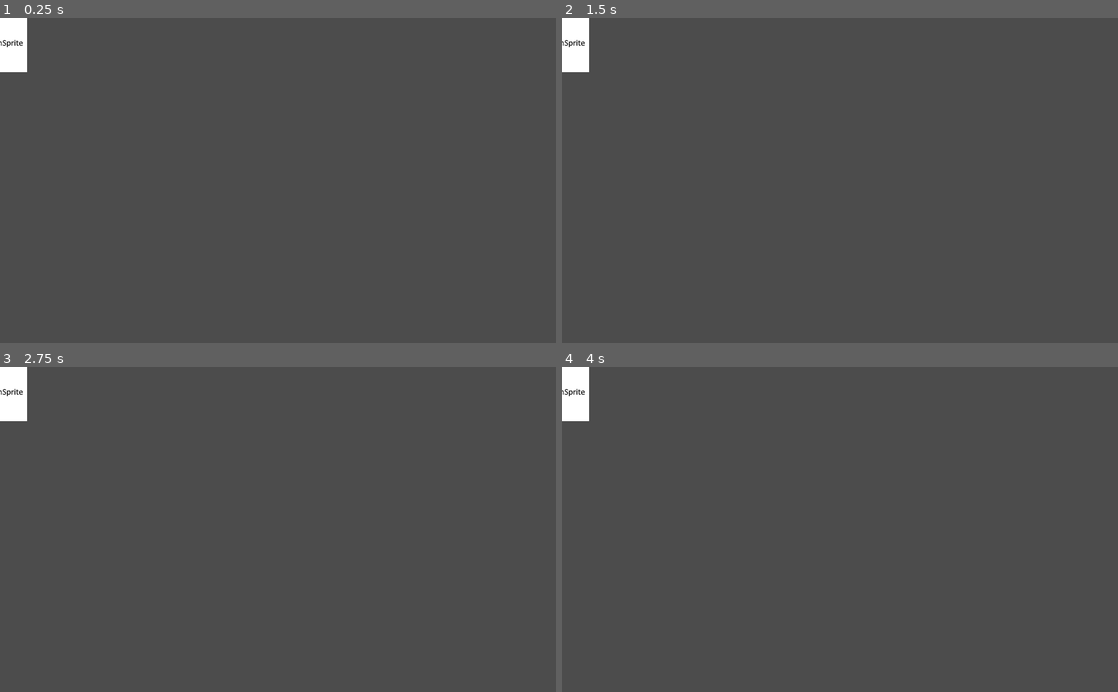
Above: before the commit, frames 1-4 (two rows, left to right).
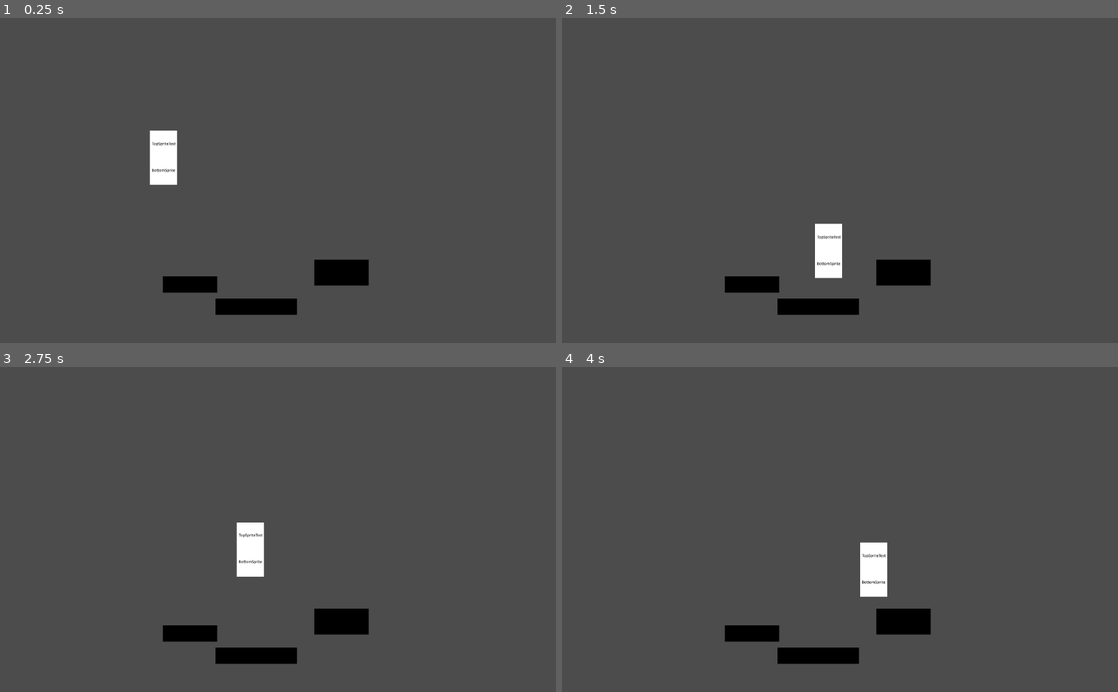
Above: after the commit, the same moments.

Repository: VeryCleverName3/Hybrid-Game-Jam
Game: Godot game, scene res://TestLevel.tscn
Two runs of this game, one before a commit and one after it. Both use one fixed random seed, a clock stepped at 60 frames per second and the inputs below. Before the commit the project starts from res://Player.tscn.
Inputs:
- Up to frame 1 (0.25 s): no input
- Up to frame 2 (1.5 s): hold Right (ui_right) from 0.53 s (still down); tap Space (ui_space, bound only after the commit) at 0.6, 1.35 s
- Up to frame 3 (2.75 s): release Right (ui_right) at 2.03 s; hold Left (ui_left) from 2.03 s (still down); tap Space (ui_space, bound only after the commit) at 2.1 s
- Up to frame 4 (4 s): release Left (ui_left) at 2.78 s; hold Right (ui_right) from 2.78 s (still down); tap Space (ui_space, bound only after the commit) at 2.85, 3.6 s

The runs differ from the first frame. In frame 1, 3.7% of the frame differs, in the area x 0-67%, y 0-92%; in frame 2, 3.7%; in frame 3, 3.7%; in frame 4, 3.7%.

Commit message:
Added test level and started main menu

Diff:
--- /dev/null
+++ b/src/Block.tscn
@@ -0,0 +1,27 @@
+[gd_scene load_steps=3 format=2]
+
+[ext_resource path="res://block.png" type="Texture" id=1]
+
+[sub_resource type="RectangleShape2D" id=1]
+
+custom_solver_bias = 0.0
+extents = Vector2( 50, 15 )
+
+[node name="Block" type="StaticBody2D"]
+
+input_pickable = false
+collision_layer = 1
+collision_mask = 1
+constant_linear_velocity = Vector2( 0, 0 )
+constant_angular_velocity = 0.0
+friction = 1.0
+bounce = 0.0
+
+[node name="Sprite" type="Sprite" parent="." index="0"]
+
+texture = ExtResource( 1 )
+_sections_unfolded = [ "Transform" ]
+
+[node name="CollisionShape2D" type="CollisionShape2D" parent="." index="1"]
+
+shape = SubResource( 1 )
--- /dev/null
+++ b/src/MainMenu.tscn
@@ -0,0 +1,9 @@
+[gd_scene format=2]
+
+[node name="MainMenu" type="CanvasLayer" index="0"]
+
+layer = 1
+offset = Vector2( 0, 0 )
+rotation = 0.0
+scale = Vector2( 1, 1 )
+transform = Transform2D( 1, 0, 0, 1, 0, 0 )
--- /dev/null
+++ b/src/Player.gd
@@ -0,0 +1,33 @@
+extends KinematicBody2D
+
+export(int) var gravity
+export(int) var walkspeed
+export(int) var jumpspeed
+var velocity = Vector2()
+var xscl
+var yscl
+
+func _ready():
+	xscl = (get_viewport().size.x / 1024) * .5
+	yscl = (get_viewport().size.y / 600) * .5
+	# Scale the sprites
+	$TopSprite.scale = Vector2(xscl, yscl)
+	$TopSprite.position = Vector2(0, -((xscl * 100) / 2))
+	$BottomSprite.scale = Vector2(xscl, yscl)
+	$BottomSprite.position = Vector2(0, (xscl * 100) / 2)
+	# Scale the collider
+	var transform = $Hitbox.shape
+	var oldscale = transform.extents
+	transform.extents = Vector2(oldscale.x * (xscl * 2), oldscale.y * (2 * yscl))
+
+func _physics_process(delta):
+	velocity.y += delta * gravity
+	velocity.x = 0
+	if (Input.is_action_pressed("ui_right")):
+		velocity.x += walkspeed
+	if (Input.is_action_pressed("ui_left")):
+		velocity.x -= walkspeed
+	if (Input.is_action_just_pressed("ui_space") && is_on_floor()):
+		velocity.y = -jumpspeed
+
+	move_and_slide(velocity, Vector2(0, -1))
--- a/src/Player.tscn
+++ b/src/Player.tscn
@@ -1,12 +1,13 @@
-[gd_scene load_steps=6 format=2]
+[gd_scene load_steps=7 format=2]
 
-[ext_resource path="res://topSpriteTest.png" type="Texture" id=1]
-[ext_resource path="res://bottomSpriteTest.png" type="Texture" id=2]
+[ext_resource path="res://Player.gd" type="Script" id=1]
+[ext_resource path="res://topSpriteTest.png" type="Texture" id=2]
+[ext_resource path="res://bottomSpriteTest.png" type="Texture" id=3]
 
 [sub_resource type="SpriteFrames" id=1]
 
 animations = [ {
-"frames": [ ExtResource( 1 ) ],
+"frames": [ ExtResource( 2 ) ],
 "loop": true,
 "name": "top",
 "speed": 5.0
@@ -24,36 +25,36 @@
 [sub_resource type="RectangleShape2D" id=3]
 
 custom_solver_bias = 0.0
-extents = Vector2( 2.55172, 4.99601 )
+extents = Vector2( 25, 50 )
 
-[node name="Player" type="Area2D" index="0"]
+[node name="Player" type="KinematicBody2D"]
 
-input_pickable = true
-gravity_vec = Vector2( 0, 1 )
-gravity = 98.0
-linear_damp = 0.1
-angular_damp = 1.0
-audio_bus_override = false
-audio_bus_name = "Master"
+input_pickable = false
+collision_layer = 1
+collision_mask = 1
+collision/safe_margin = 0.08
+script = ExtResource( 1 )
 _sections_unfolded = [ "Transform" ]
-__meta__ = {
-"_edit_group_": true
-}
+gravity = 300
+walkspeed = 200
+jumpspeed = 300
 
 [node name="TopSprite" type="AnimatedSprite" parent="." index="0"]
 
-position = Vector2( 0, -50 )
+position = Vector2( 0, -25 )
+scale = Vector2( 0.5, 0.5 )
 frames = SubResource( 1 )
 animation = "top"
 _sections_unfolded = [ "Transform" ]
 
 [node name="BottomSprite" type="AnimatedSprite" parent="." index="1"]
 
-position = Vector2( 0, 50 )
+position = Vector2( 0, 25 )
+scale = Vector2( 0.5, 0.5 )
 frames = SubResource( 2 )
 animation = "bottom"
 _sections_unfolded = [ "Transform" ]
 
-[node name="PlayerHitbox" type="CollisionShape2D" parent="." index="2"]
+[node name="Hitbox" type="CollisionShape2D" parent="." index="2"]
 
 shape = SubResource( 3 )
--- /dev/null
+++ b/src/TestLevel.tscn
@@ -0,0 +1,27 @@
+[gd_scene load_steps=3 format=2]
+
+[ext_resource path="res://Block.tscn" type="PackedScene" id=1]
+[ext_resource path="res://Player.tscn" type="PackedScene" id=2]
+
+[node name="TestLevel" type="Node2D" index="0"]
+
+position = Vector2( 301.431, 248.117 )
+_sections_unfolded = [ "Transform" ]
+
+[node name="Block" parent="." index="0" instance=ExtResource( 1 )]
+
+position = Vector2( 48.1161, 244.282 )
+
+[node name="Block2" parent="." index="1" instance=ExtResource( 1 )]
+
+position = Vector2( 170.257, 284.996 )
+scale = Vector2( 1.5, 1 )
+_sections_unfolded = [ "Transform" ]
+
+[node name="Block3" parent="." index="2" instance=ExtResource( 1 )]
+
+position = Vector2( 327.807, 222.221 )
+scale = Vector2( 1, 1.6 )
+_sections_unfolded = [ "Transform" ]
+
+[node name="Player" parent="." index="3" instance=ExtResource( 2 )]
--- a/src/project.godot
+++ b/src/project.godot
@@ -11,8 +11,13 @@
 [application]
 
 config/name="GameJam"
-run/main_scene="res://Player.tscn"
+run/main_scene="res://TestLevel.tscn"
 config/icon="res://icon.png"
+
+[input]
+
+ui_space=[ Object(InputEventKey,"resource_local_to_scene":false,"resource_name":"","device":0,"alt":false,"shift":false,"control":false,"meta":false,"command":false,"pressed":false,"scancode":32,"unicode":0,"echo":false,"script":null)
+ ]
 
 [rendering]
 
Not shown: 1 places in src/Player.tscn that only renumber resources
Binary file added: src/Xolonium-Regular.ttf
Binary file added: src/block.png
Not shown, added: src/block.png.import
